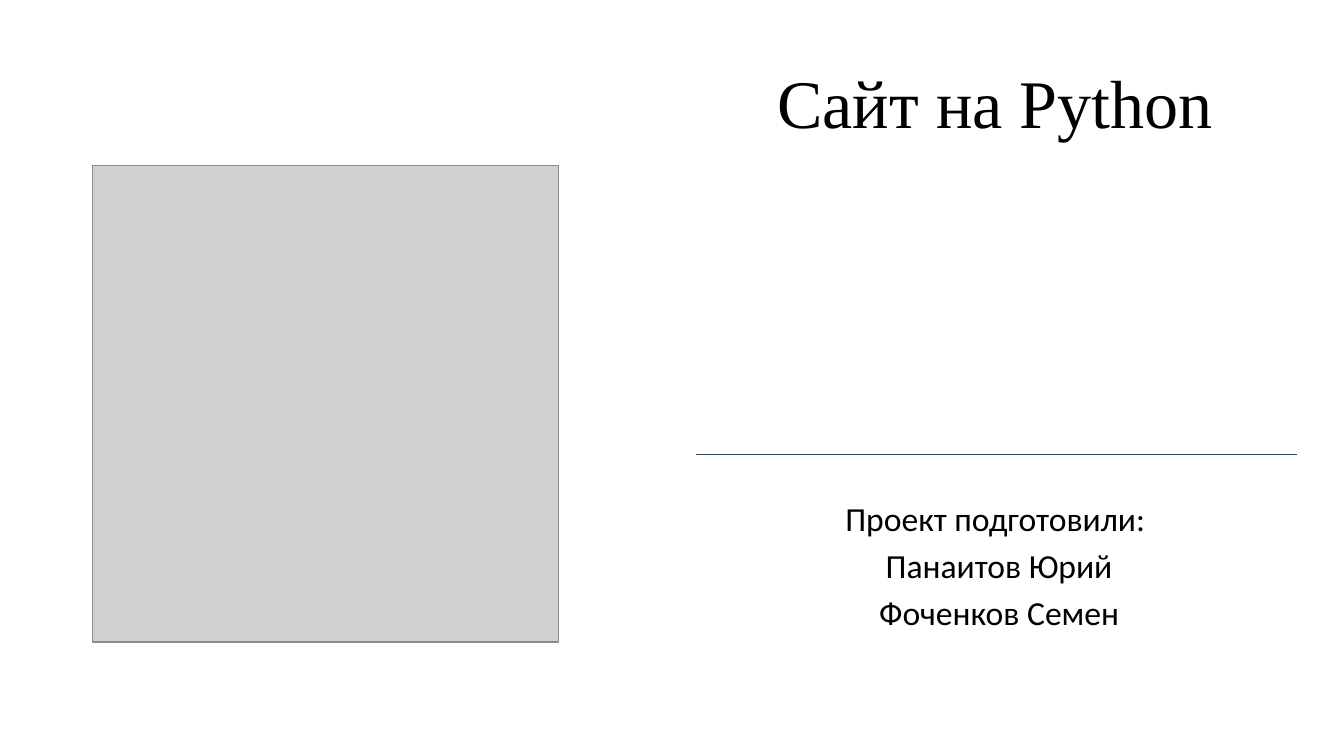
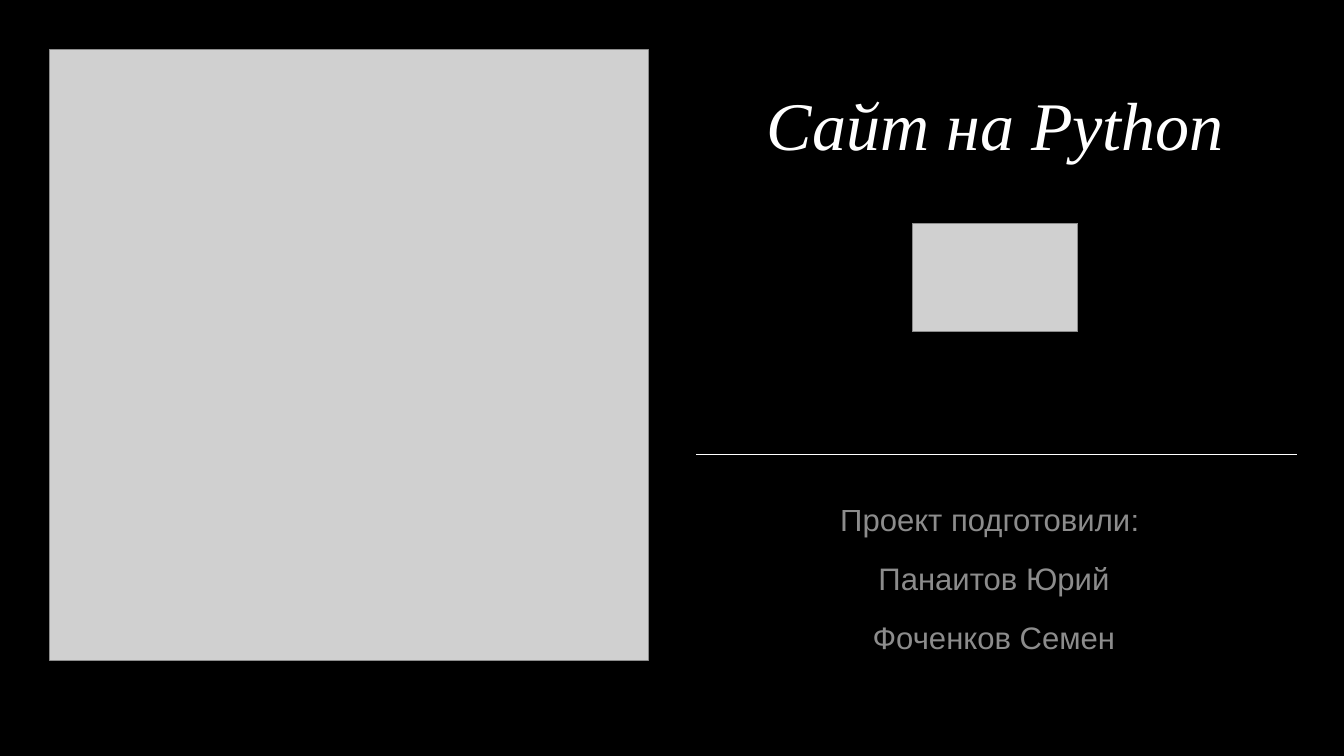
Before and after one commit to R1ccoon/Ip3s, a slide deck: slide 1 of not_site_files/pres.pptx. Drawn at 1344x756 pixels with LibreOffice and Linux fonts; fonts in the diff are those of the drawing; grey boxes stand for pictures. Boxes give left, top, right and bottom in pixels: in the first picture for what was removed or moved away, otherwise in the second. Text is boxed around its words. In the diff, an @@ line names an element or a change of style, - is before the commit and + after.

```diff
--- a/not_site_files/pres.pptx
+++ b/not_site_files/pres.pptx
@@ background #FFFFFF to #000000 @@
@@ picture: place and size @@
-picture at (93, 166, 559, 642)
+picture at (49, 49, 648, 660)
@@ title "Сайт на Python" at (766, 101, 1224, 162): text colour #000000 to #FFFFFF, italic on; vertical alignment middle to top @@
@@ picture added at (912, 223, 1079, 332) @@
@@ line (697, 455) - (1298, 455): stroke #1F497D 0.5 pt to #FFFFFF 0.5 pt @@
@@ subtitle "Проект подготовили:" at (840, 510, 1139, 649): size 24 to 22.2 pt, font Calibri to Arial, text colour #000000 to #FFFFFF at 55% opacity; line spacing 1 to 1.2; more space between paragraphs @@
```
Also in this commit, not shown: 7 other slides changed, 1 slide added, 2 slides removed, 51 other files.
